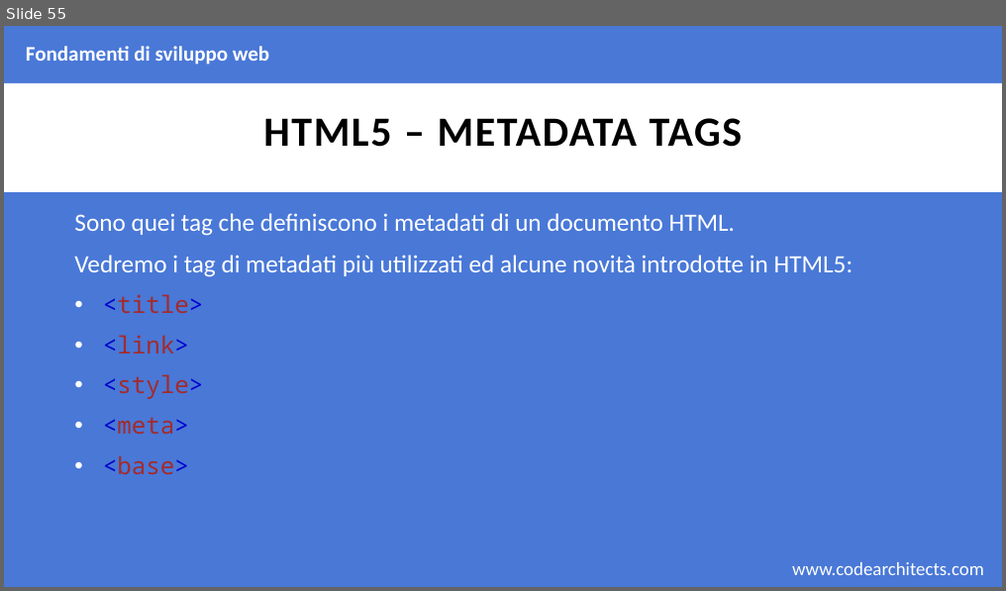
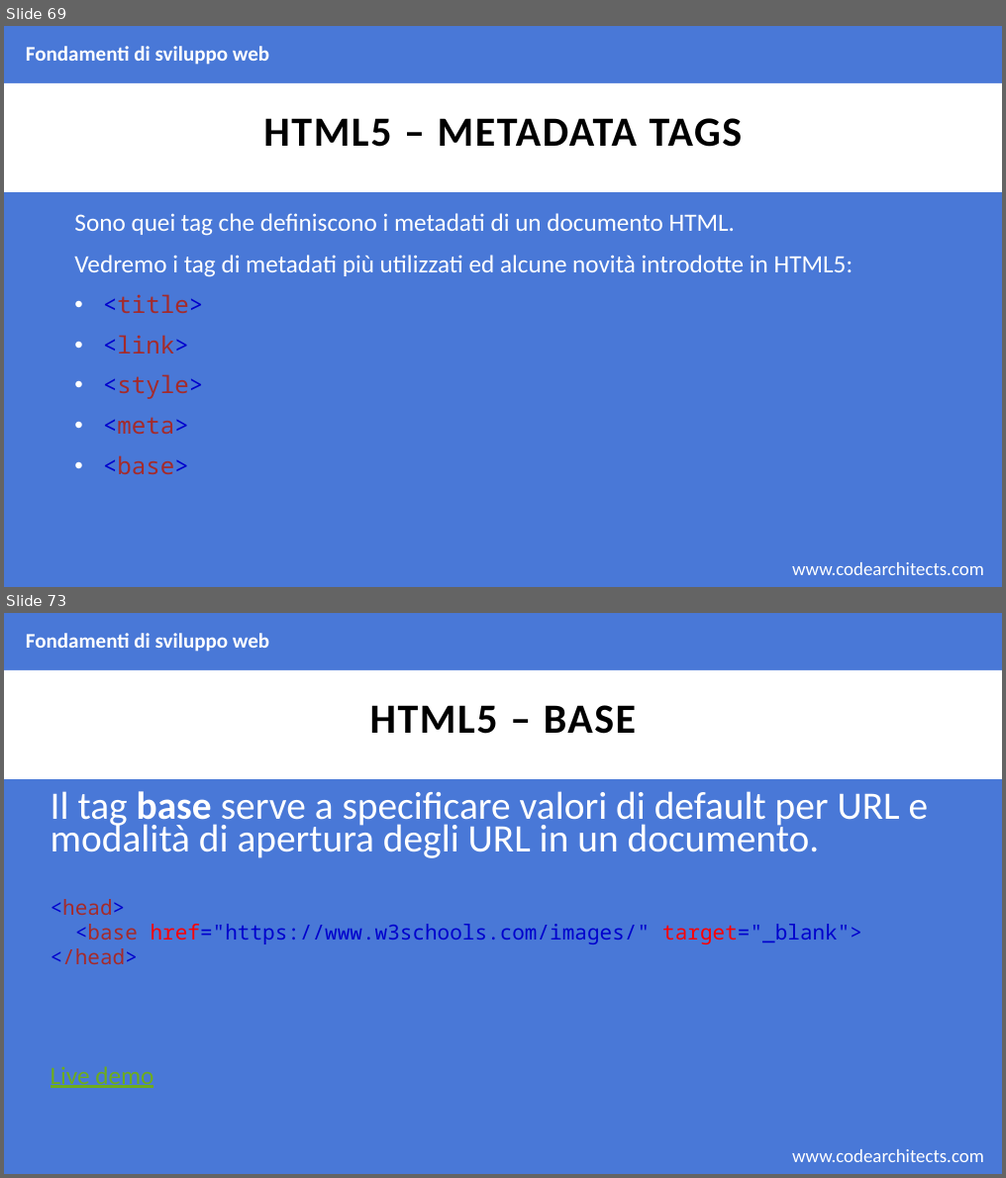
Before and after one commit to CodeArchitectsTraining/fondamenti-sviluppo-web-29052018, a slide deck: slides/html.pptx. Shown one above the other, each under a label of ours: slide 55 before the commit, slides 69 and 73 after it; the slides between them are not shown. The pictures are 1006x591 and 1006x1178 pixels, drawn with LibreOffice and Linux fonts; fonts in the diff are those of the drawing; background and template pictures are left out. Boxes give left, top, right and bottom in pixels: in the first picture for what was removed or moved away, otherwise in the second. Text is boxed around its words. In the diff, an @@ line names an element or a change of style, - is before the commit and + after.

Commit message:
completed html, needs revision

```diff
--- a/slides/html.pptx
+++ b/slides/html.pptx
@@ slide 73 added at (x1=4, y1=613, x2=1002, y2=1174), background #4978D7; not listed: 2 template elements that a slide beside it also shows @@
@@ text added at (x1=26, y1=633, x2=269, y2=652), 20 pt, text #FFFFFF, bold @@
+Fondamenti di sviluppo web
@@ title added at (x1=370, y1=705, x2=636, y2=734), 40 pt, text #000000, bold @@
+HTML5 – BASE
@@ text added at (x1=51, y1=791, x2=929, y2=859), 37.5 pt, text #FFFFFF @@
+Il tag base serve a specificare valori di default per URL e modalità di apertura degli URL in un documento.
@@ text added at (x1=51, y1=899, x2=862, y2=964), 20 pt, text #0000CD @@
+<head>
+<base href="https://www.w3schools.com/images/" target="_blank">
+</head>
@@ text added at (x1=51, y1=1066, x2=153, y2=1088), 24 pt, text #6EAC1C, underline @@
+Live demo
@@ what was slide 55 is now slide 69 @@
```
Also in this commit, not shown: 1 slide changed, 18 other slides added, 1 other file.
